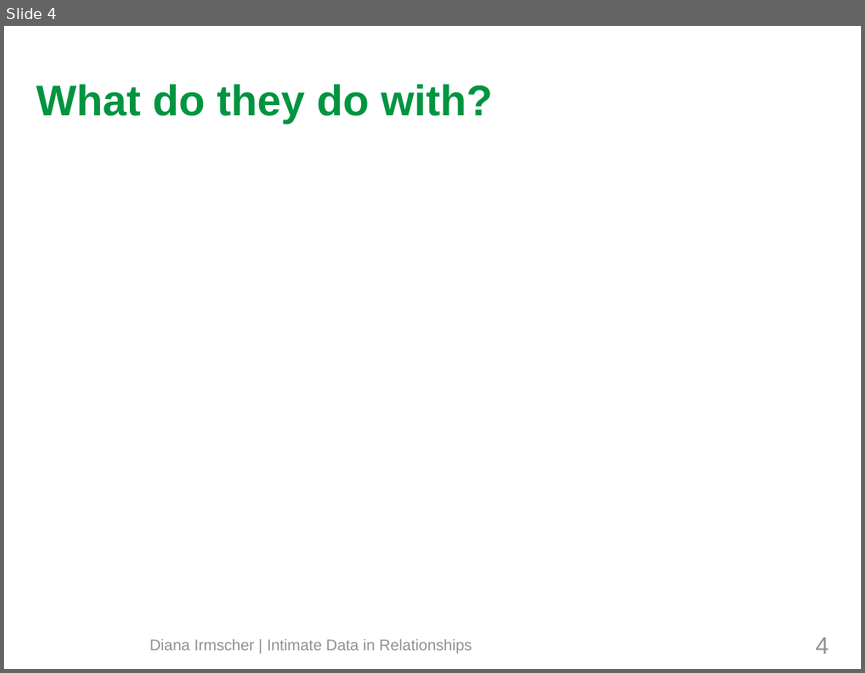
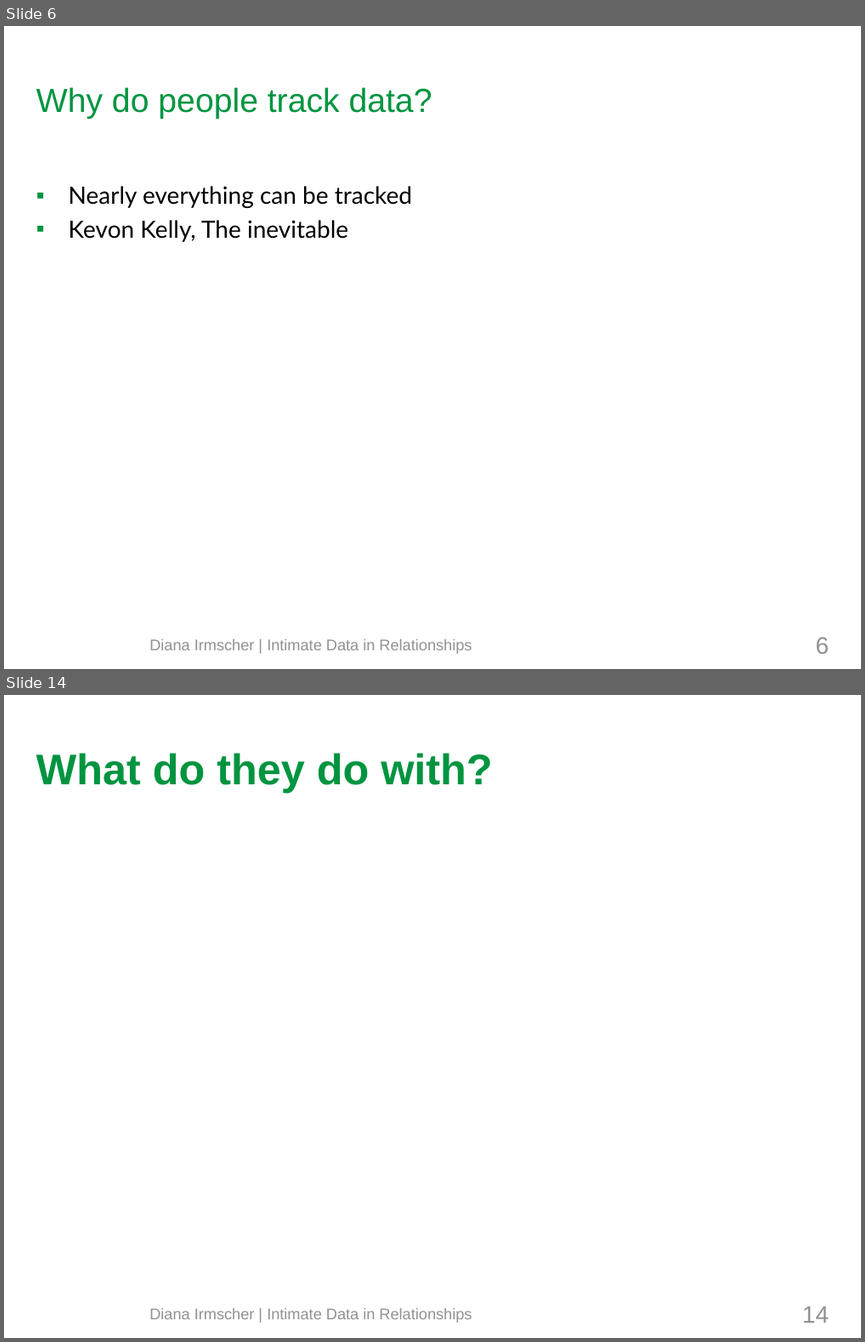
Before and after one commit to mieztatz/advanced_seminar_media_informatics, a slide deck: slides/final_presentation_irmscher.odp. Shown one above the other, each under a label of ours: slide 4 before the commit, slides 6 and 14 after it; the slides between them are not shown. The pictures are 865x673 and 865x1342 pixels, drawn with LibreOffice and Linux fonts; fonts in the diff are those of the drawing; background and template pictures are left out. Boxes give left, top, right and bottom in pixels: in the first picture for what was removed or moved away, otherwise in the second. Text is boxed around its words. In the diff, an @@ line names an element or a change of style, - is before the commit and + after.

```diff
--- a/slides/final_presentation_irmscher.odp
+++ b/slides/final_presentation_irmscher.odp
@@ slide 6 added at (4,26,861,669), background #FFFFFF @@
@@ title added at (36,87,432,119), 28 pt, text #009440 @@
+Why do people track data?
@@ text added at (69,186,412,242), 20 pt, text #000000 @@
+▪ Nearly everything can be tracked
+▪ Kevon Kelly, The inevitable
@@ page number added at (816,636,829,653), 20 pt, text #919191 @@
+6
@@ text added at (149,639,472,653), 13 pt, text #919191 @@
+Diana Irmscher | Intimate Data in Relationships
@@ what was slide 4 is now slide 14 @@
@@ page number at (802,1306,828,1322): text changed @@
-4
+14
```
Also in this commit, not shown: 3 slides changed, 12 other slides added, 10 other files.
